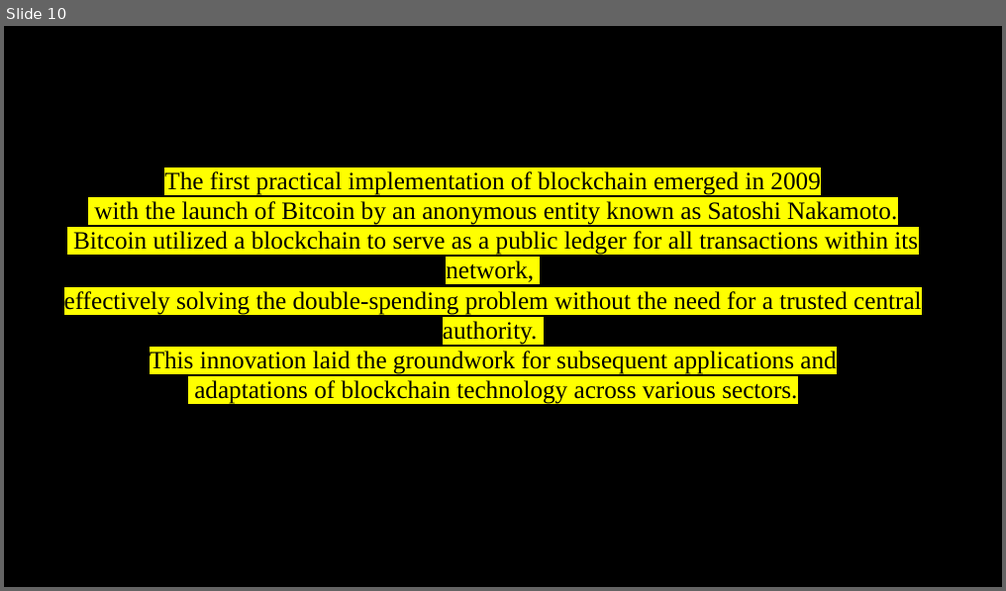
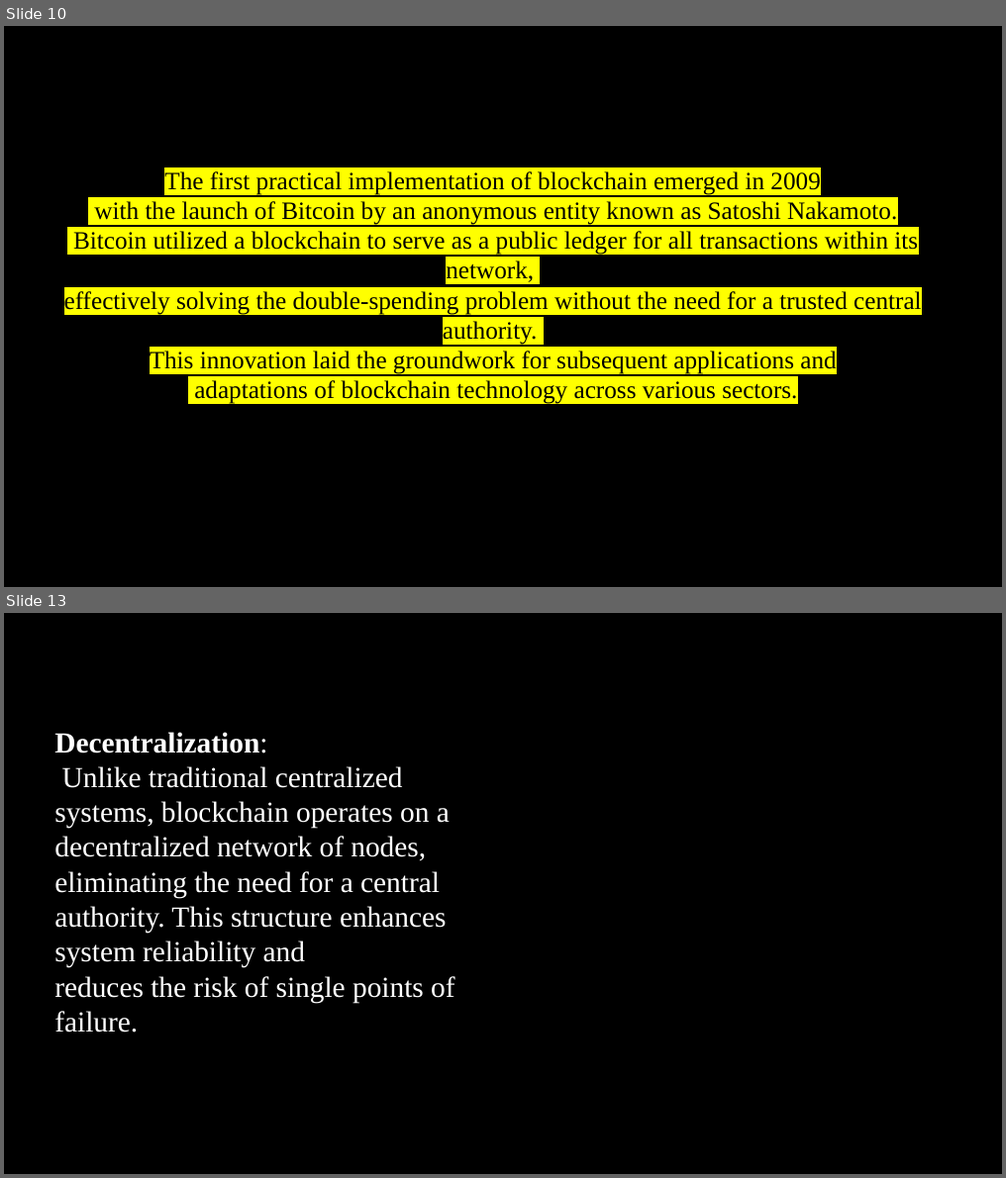
Before and after one commit to VaishakRajesh/seminar, a slide deck: Presentation Seminar.pptx. Shown one above the other, each under a label of ours: slide 10 before the commit, slides 10 and 13 after it; the slides between them are not shown. The pictures are 1006x591 and 1006x1178 pixels, drawn with LibreOffice and Linux fonts; fonts in the diff are those of the drawing; background and template pictures are left out. Boxes give left, top, right and bottom in pixels: in the first picture for what was removed or moved away, otherwise in the second. Text is boxed around its words. In the diff, an @@ line names an element or a change of style, - is before the commit and + after.

```diff
--- a/Presentation Seminar.pptx
+++ b/Presentation Seminar.pptx
@@ slide 13 added at (4,613,1002,1174), background picture (left out) @@
@@ text added at (54,732,454,1033), 28 pt, text #FFFFFF @@
+Decentralization:
+Unlike traditional centralized systems, blockchain operates on a decentralized network of nodes,
+eliminating the need for a central authority. This structure enhances system reliability and
+reduces the risk of single points of failure.
```
Also in this commit, not shown: 10 other slides added, 17 other files.
